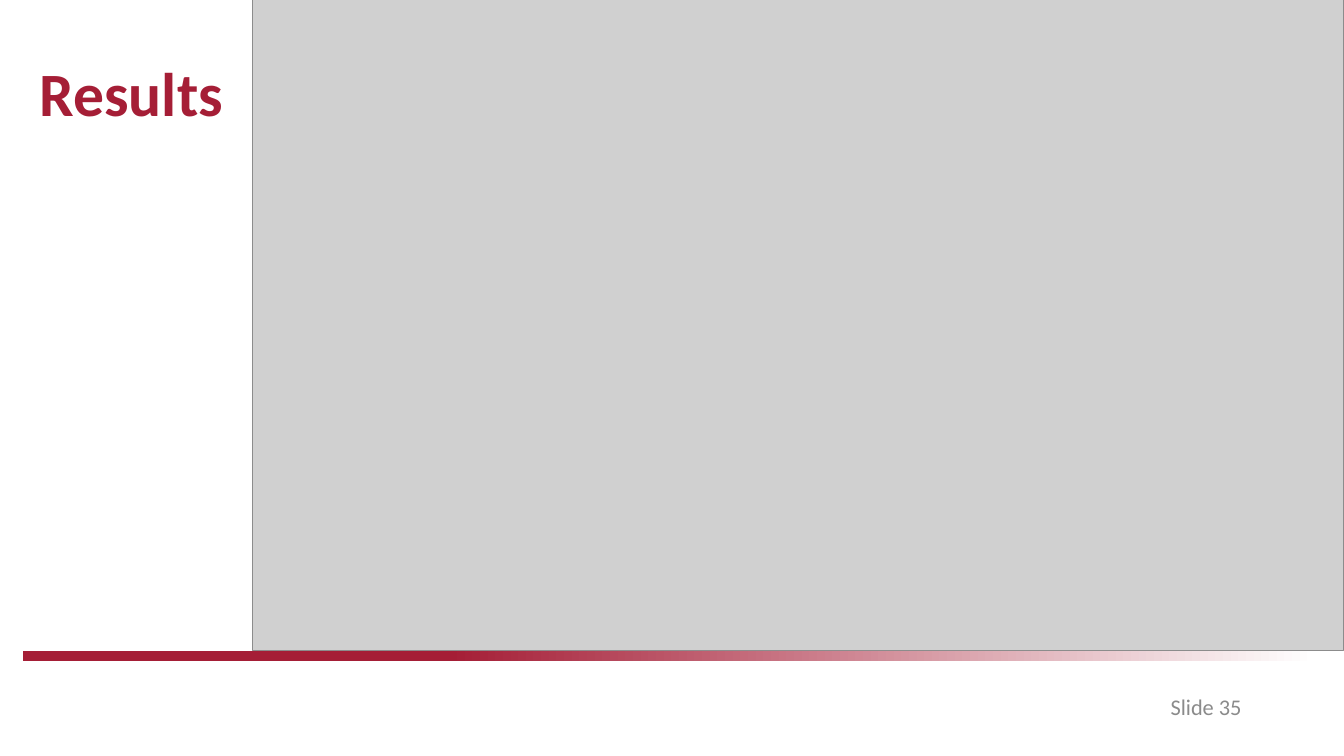
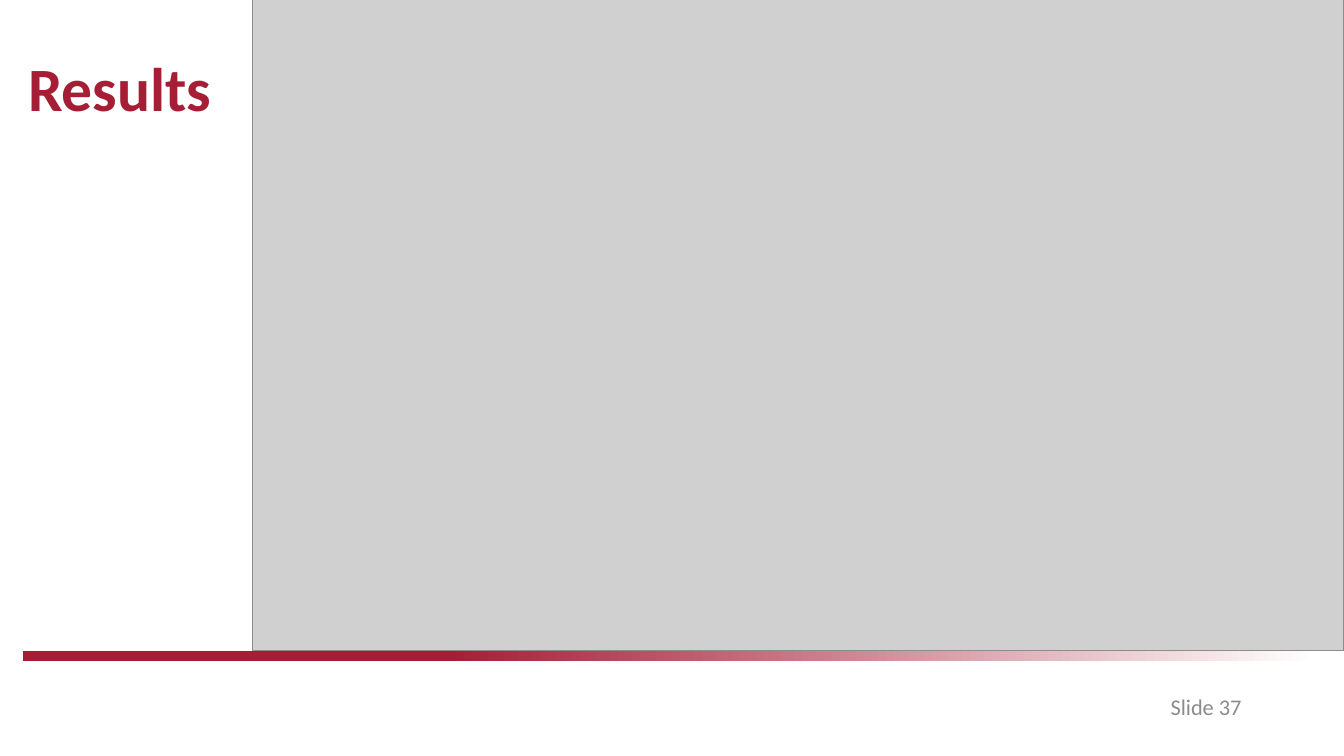
Before and after one commit to drjdlarson/angst, a slide deck: slide 37 of saved_simulations/CE/Springer_Culminating_Experience_Project.pptx (slide 35 before the commit). Drawn at 1344x756 pixels with LibreOffice and Linux fonts; fonts in the diff are those of the drawing; grey boxes stand for pictures; background and template pictures are left out. Boxes give left, top, right and bottom in pixels: in the first picture for what was removed or moved away, otherwise in the second. Text is boxed around its words. In the diff, an @@ line names an element or a change of style, - is before the commit and + after.

```diff
--- a/saved_simulations/CE/Springer_Culminating_Experience_Project.pptx
+++ b/saved_simulations/CE/Springer_Culminating_Experience_Project.pptx
@@ title "Results": place and size @@
-title "Results" at (40,72,223,117)
+title "Results" at (28,67,211,112)
@@ page number at (1171,699,1242,715): text changed @@
-Slide 35
+Slide 37
```
Also in this commit, not shown: 12 other slides changed, 4 slides added, 1 slide removed, 25 other files.
